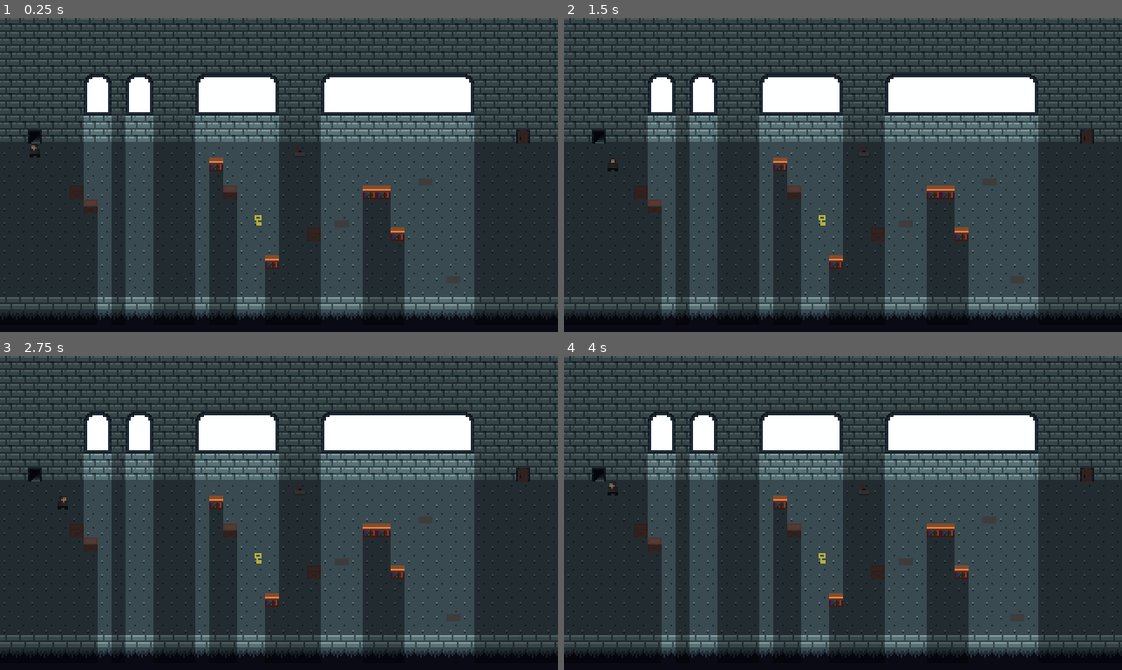
Above: before the commit, frames 1-4 (two rows, left to right).
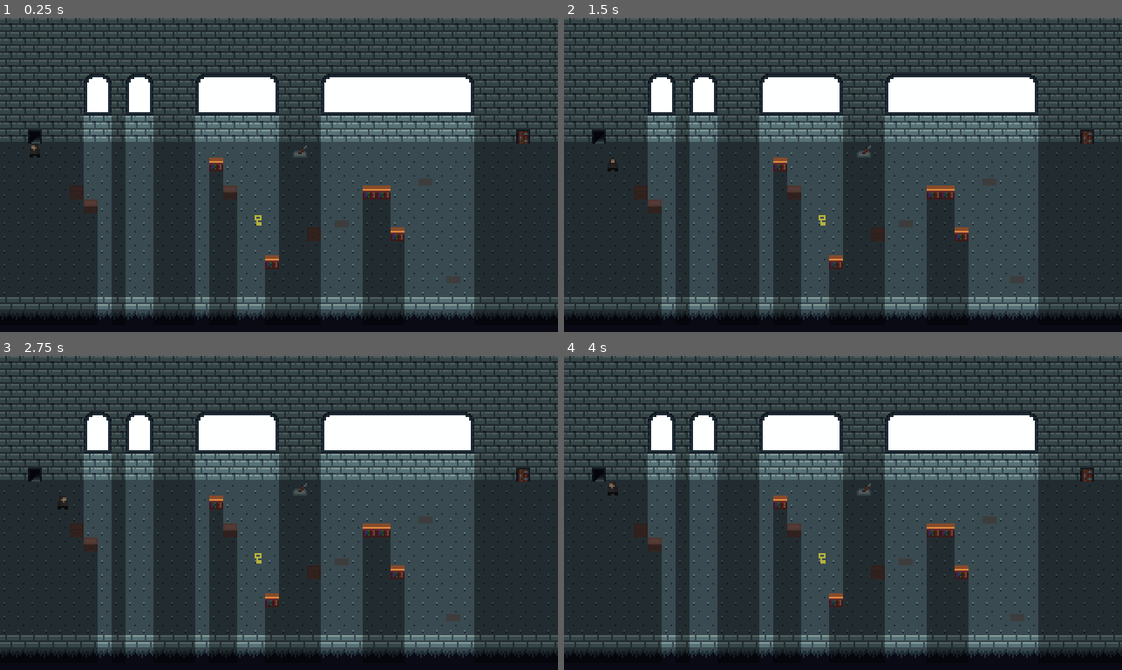
Above: after the commit, the same moments.

Repository: veren-damyanov/suntower
Game: Godot game, scene res://scenes/levels/level1.tscn
Same seed, same stepped clock (60 frames per second), same inputs: the game is played once before the commit and once after it. This scene is started directly instead of the project's main scene.
Inputs:
- Up to frame 1 (0.25 s): no input
- Up to frame 2 (1.5 s): tap Enter at 0.5 s; hold Right (right) 0.53-1.28 s; hold Space (interact) 0.53-1.28 s; hold Down (down) from 1.28 s (still down); tap Space (interact) at 1.35 s
- Up to frame 3 (2.75 s): tap Enter at 2 s; release Down (down) at 2.03 s; hold Right (right) from 2.03 s (still down); hold Space (interact) from 2.03 s (still down)
- Up to frame 4 (4 s): release Right (right) at 2.78 s; release Space (interact) at 2.78 s; hold Up (up) 2.78-3.53 s; tap Space (interact) at 2.85 s; tap Enter at 3.5 s; hold Left (left) from 3.53 s (still down); hold Space (interact) from 3.53 s (still down)

The runs differ from the first frame. In frame 1, less than 0.1% of the frame differs, in the area x 52-95%, y 35-45%; in frame 2, less than 0.1%; in frame 3, less than 0.1%; in frame 4, less than 0.1%.

Commit message:
Update lever and door visuals

Diff:
--- a/scenes/door.tscn
+++ b/scenes/door.tscn
@@ -1,13 +1,14 @@
-[gd_scene load_steps=4 format=3 uid="uid://bu0ttyavggbwx"]
+[gd_scene load_steps=5 format=3 uid="uid://bu0ttyavggbwx"]
 
-[ext_resource type="Texture2D" uid="uid://cpmd6ia5x122n" path="res://assets/sprites/door.png" id="1_s6qsv"]
+[ext_resource type="Texture2D" uid="uid://chjx11qnej5xg" path="res://assets/sprites/door-closed.png" id="1_trpr3"]
+[ext_resource type="Texture2D" uid="uid://bh4khejurs8b3" path="res://assets/sprites/door-mid.png" id="2_0jdw7"]
 [ext_resource type="Texture2D" uid="uid://bodpa8hvqrtkx" path="res://assets/sprites/door-open.png" id="2_oo8p5"]
 
 [sub_resource type="SpriteFrames" id="SpriteFrames_boqyo"]
 animations = [{
 "frames": [{
 "duration": 1.0,
-"texture": ExtResource("1_s6qsv")
+"texture": ExtResource("1_trpr3")
 }],
 "loop": true,
 "name": &"closed",
@@ -15,13 +16,19 @@
 }, {
 "frames": [{
 "duration": 1.0,
+"texture": ExtResource("1_trpr3")
+}, {
+"duration": 1.0,
+"texture": ExtResource("2_0jdw7")
+}, {
+"duration": 1.0,
 "texture": ExtResource("2_oo8p5")
 }],
-"loop": true,
+"loop": false,
 "name": &"open",
-"speed": 5.0
+"speed": 8.0
 }]
 
 [node name="Door" type="AnimatedSprite2D" groups=["door"]]
 sprite_frames = SubResource("SpriteFrames_boqyo")
-animation = &"closed"
+animation = &"open"
--- a/scenes/lever.tscn
+++ b/scenes/lever.tscn
@@ -1,29 +1,42 @@
-[gd_scene load_steps=5 format=3 uid="uid://dec1mvoc248kn"]
+[gd_scene load_steps=6 format=3 uid="uid://dec1mvoc248kn"]
 
-[ext_resource type="Texture2D" uid="uid://bkwwjlqgy7v5j" path="res://assets/sprites/lever2.png" id="1_dq3ax"]
-[ext_resource type="Texture2D" uid="uid://buiyu6x8txja1" path="res://assets/sprites/lever1.png" id="2_8q11t"]
+[ext_resource type="Texture2D" uid="uid://0gdvm4iyyfv6" path="res://assets/sprites/lever-right.png" id="1_ddpa1"]
+[ext_resource type="Texture2D" uid="uid://dyijlfejkenhj" path="res://assets/sprites/lever-up.png" id="2_i04kd"]
 [ext_resource type="Script" path="res://scripts/lever.gd" id="3_pwkks"]
+[ext_resource type="Texture2D" uid="uid://c3cty83cupxve" path="res://assets/sprites/lever-left.png" id="3_qovut"]
 
 [sub_resource type="SpriteFrames" id="SpriteFrames_76fri"]
 animations = [{
 "frames": [{
 "duration": 1.0,
-"texture": ExtResource("1_dq3ax")
+"texture": ExtResource("1_ddpa1")
+}, {
+"duration": 1.0,
+"texture": ExtResource("2_i04kd")
+}, {
+"duration": 1.0,
+"texture": ExtResource("3_qovut")
 }],
-"loop": true,
-"name": &"down",
-"speed": 5.0
+"loop": false,
+"name": &"left",
+"speed": 11.0
 }, {
 "frames": [{
 "duration": 1.0,
-"texture": ExtResource("2_8q11t")
+"texture": ExtResource("3_qovut")
+}, {
+"duration": 1.0,
+"texture": ExtResource("2_i04kd")
+}, {
+"duration": 1.0,
+"texture": ExtResource("1_ddpa1")
 }],
-"loop": true,
-"name": &"up",
-"speed": 5.0
+"loop": false,
+"name": &"right",
+"speed": 11.0
 }]
 
 [node name="Lever" type="AnimatedSprite2D" groups=["lever"]]
 sprite_frames = SubResource("SpriteFrames_76fri")
-animation = &"up"
+animation = &"left"
 script = ExtResource("3_pwkks")
--- a/scripts/lever.gd
+++ b/scripts/lever.gd
@@ -12,15 +12,15 @@
     if self.elapsed < COOLDOWN:
         self.elapsed += delta
 
-func pull() -> void:
+func toggle() -> void:
     if self.elapsed < COOLDOWN:
         return
     self.elapsed = 0
     self.extendables.trigger(self.channel)
     match self.state:
         0:
-            self.play('down')
+            self.play('right')
             self.state = 1
         1:
-            self.play('up')
+            self.play('left')
             self.state = 0
--- a/scripts/player.gd
+++ b/scripts/player.gd
@@ -89,7 +89,7 @@
                 self.has_key = true
                 object.queue_free()
                 interacted = true
-        if object.is_in_group('note'):
+        if object.is_in_group('note') or object.is_in_group('lever'):
             if player_pos.x == object_pos.x:
                 if player_pos.y + 1 == object_pos.y or \
                 player_pos.y - 1 == object_pos.y or \
@@ -101,10 +101,6 @@
                 player_pos.x - 1 == object_pos.x:
                     object.toggle()
                     interacted = true
-        if object.is_in_group('lever'):
-            if player_pos == object_pos:
-                object.pull()
-                interacted = true
         object_pos = Vector2i(object_pos.x, object_pos.y + 1)
         if object.is_in_group('door'):
             if !self.exit_open and self.has_key and player_pos == object_pos:
Binary file added: assets/sprites/door-closed.png
Not shown, changed: assets/sprites/door-closed.png.import
Binary file added: assets/sprites/door-mid.png
Not shown, added: assets/sprites/door-mid.png.import
Binary file changed: assets/sprites/door-open.png
Binary file removed: assets/sprites/door.png
Binary file added: assets/sprites/lever-left.png
Not shown, added: assets/sprites/lever-left.png.import
Binary file added: assets/sprites/lever-right.png
Not shown, changed: assets/sprites/lever-right.png.import
Binary file added: assets/sprites/lever-up.png
Not shown, changed: assets/sprites/lever-up.png.import
(and 2 more such lines)
